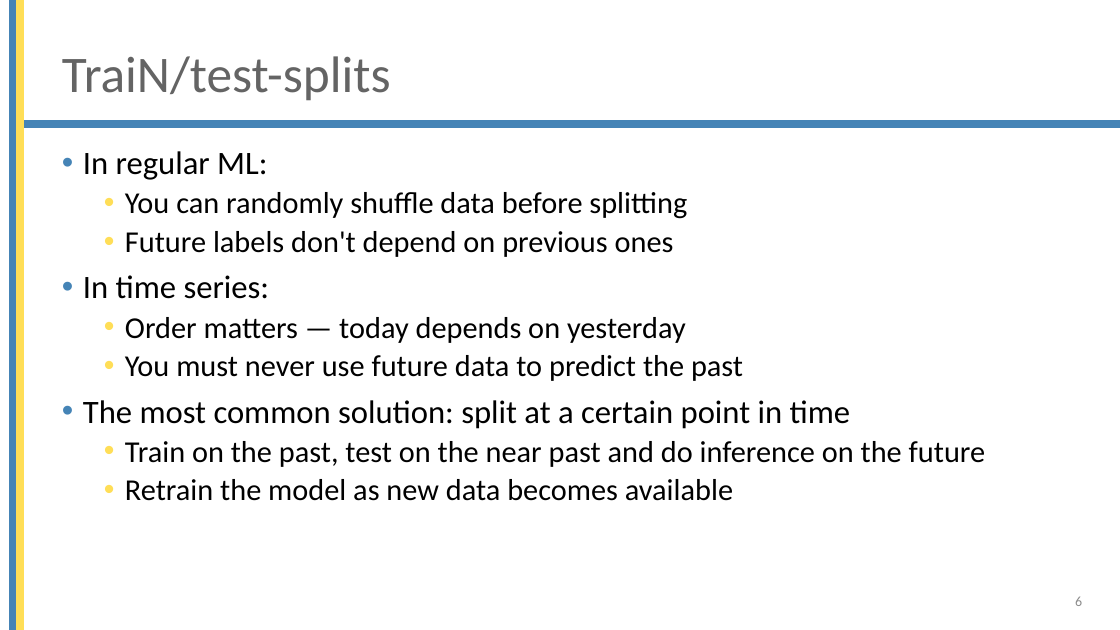
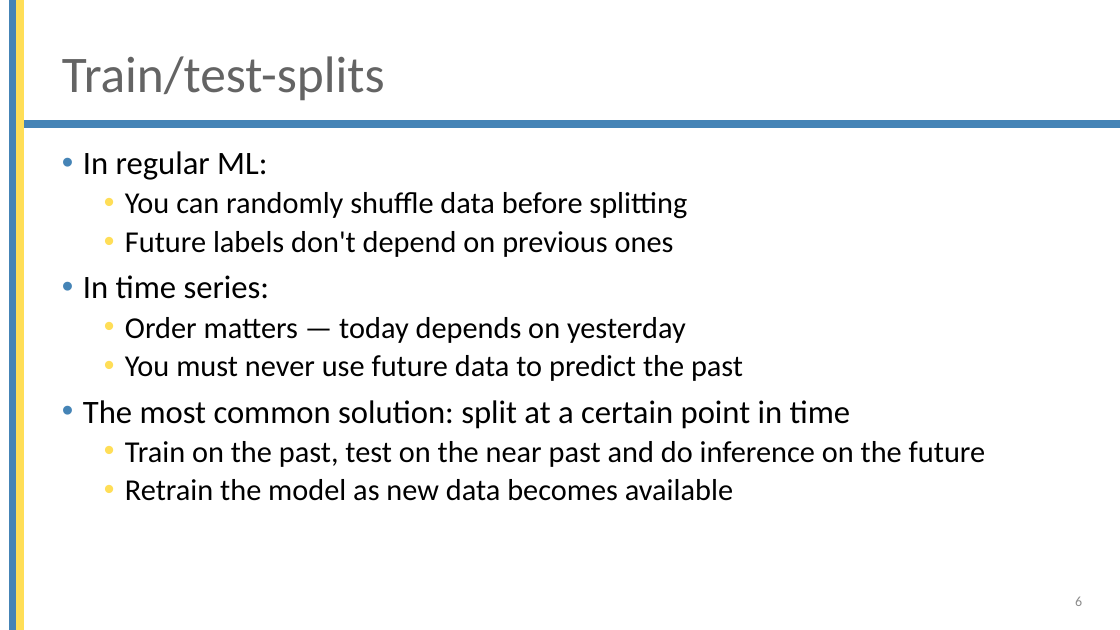
Before and after one commit to mjochen/Cello_AI, a slide deck: slide 6 of ppts/8 - Time series.pptx. Drawn at 1120x630 pixels with LibreOffice and Linux fonts; fonts in the diff are those of the drawing; background and template pictures are left out. Boxes give left, top, right and bottom in pixels: in the first picture for what was removed or moved away, otherwise in the second. Text is boxed around its words. In the diff, an @@ line names an element or a change of style, - is before the commit and + after.

```diff
--- a/ppts/8 - Time series.pptx
+++ b/ppts/8 - Time series.pptx
@@ title at (x1=62, y1=56, x2=385, y2=101): text changed @@
-TraiN/test-splits
+Train/test-splits
```
Also in this commit, not shown: 19 other files.
